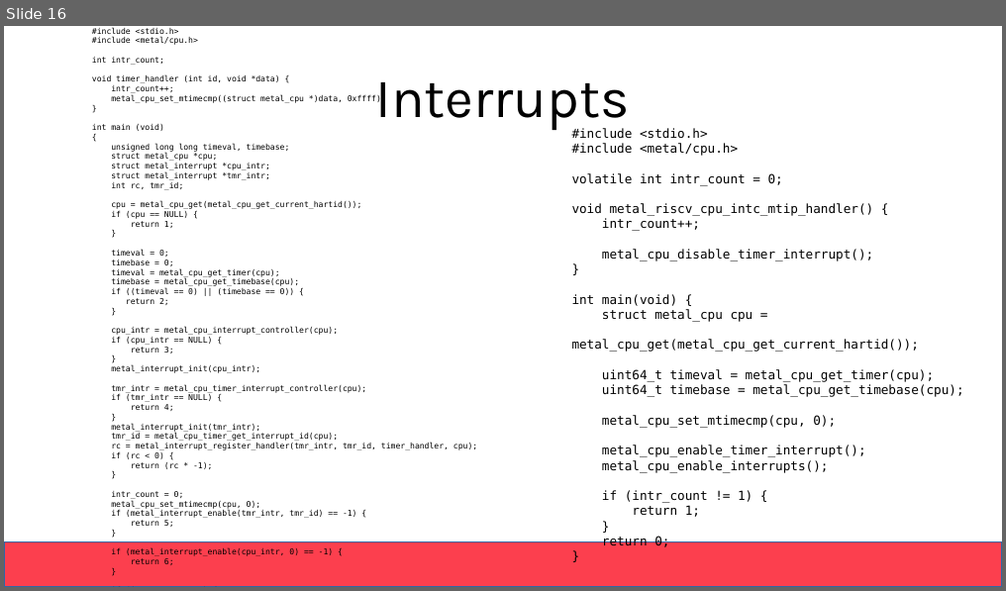
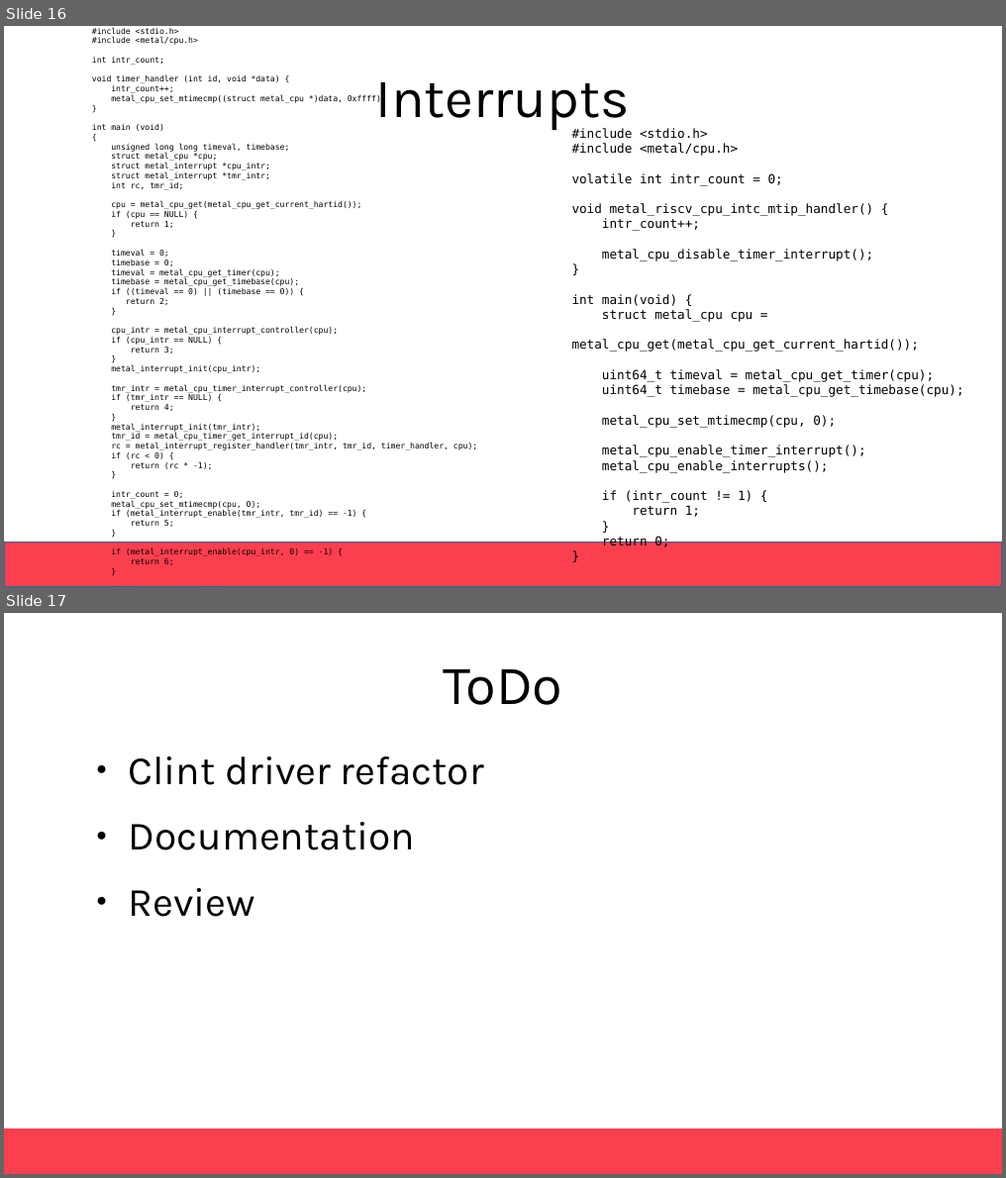
Before and after one commit to sifive/freedom-metal, a slide deck: doc/freedom-metal-next.odp. Shown one above the other, each under a label of ours: slide 16 before the commit, slides 16 and 17 after it. The pictures are 1006x591 and 1006x1178 pixels, drawn with LibreOffice and Linux fonts; fonts in the diff are those of the drawing; background and template pictures are left out. Boxes give left, top, right and bottom in pixels: in the first picture for what was removed or moved away, otherwise in the second. Text is boxed around its words. In the diff, an @@ line names an element or a change of style, - is before the commit and + after.

```diff
--- a/doc/freedom-metal-next.odp
+++ b/doc/freedom-metal-next.odp
@@ slide 17 added at [4, 613, 1002, 1174], background #FFFFFF @@
@@ title added at [443, 669, 562, 705], 44 pt, text #000000 @@
+ToDo
@@ text added at [128, 757, 484, 917], 32 pt, text #000000 @@
+● Clint driver refactor
+● Documentation
+● Review
@@ rectangle added at [4, 1129, 1002, 1174], fill #FC3F4E @@
```
Also in this commit, not shown: 1 slide removed.
